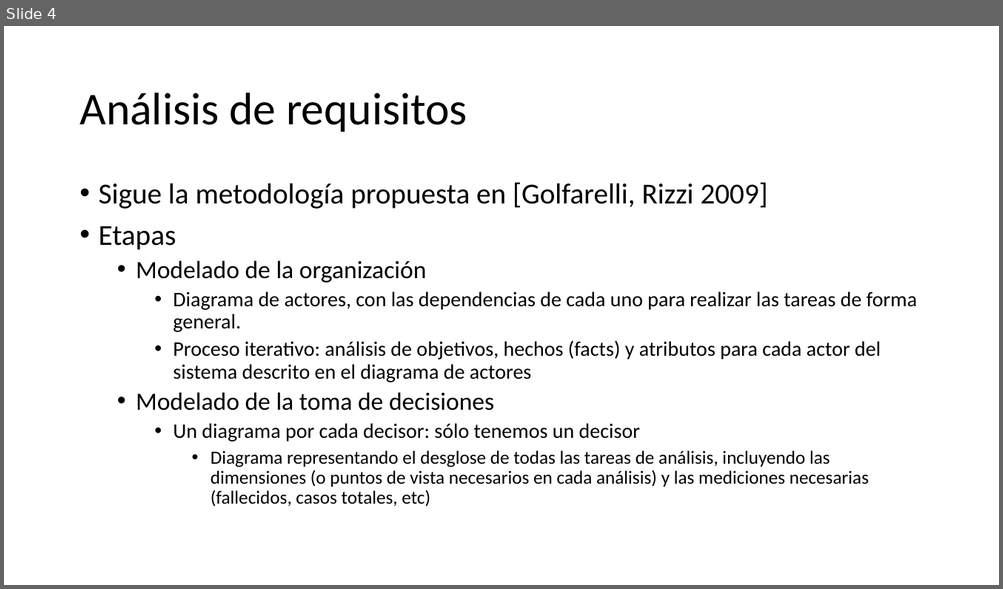
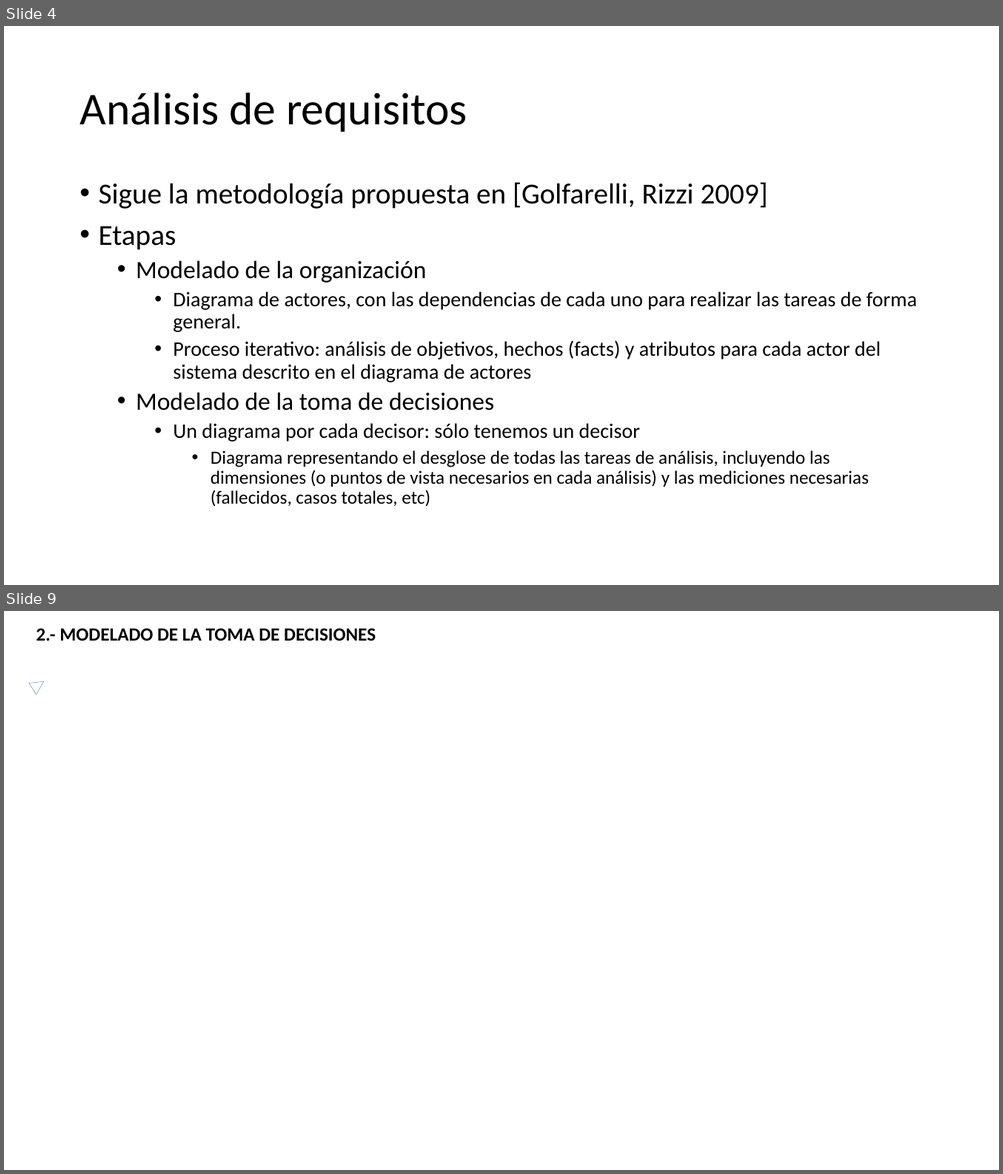
Before and after one commit to alonso-bh/TFG, a slide deck: media/graficos_memoria.pptx. Shown one above the other, each under a label of ours: slide 4 before the commit, slides 4 and 9 after it; the slides between them are not shown. The pictures are 1003x589 and 1003x1174 pixels, drawn with LibreOffice and Linux fonts; fonts in the diff are those of the drawing. Boxes give left, top, right and bottom in pixels: in the first picture for what was removed or moved away, otherwise in the second. Text is boxed around its words. In the diff, an @@ line names an element or a change of style, - is before the commit and + after.

```diff
--- a/media/graficos_memoria.pptx
+++ b/media/graficos_memoria.pptx
@@ slide 9 added at bbox=[4, 611, 999, 1170], background #FFFFFF @@
@@ text added at bbox=[36, 628, 375, 641], 18 pt, text #000000, bold @@
+2.- MODELADO DE LA TOMA DE DECISIONES
@@ triangle added at bbox=[29, 675, 48, 694], fill #FFFFFF, outline #43739E 0.25 pt @@
```
Also in this commit, not shown: 3 slides changed, 1 other slide added, 3 other files.
